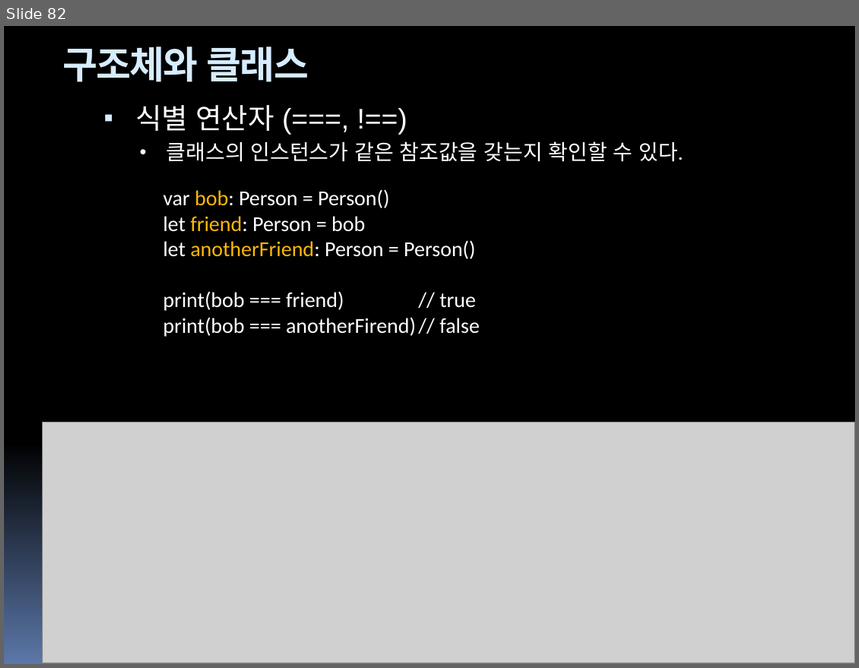
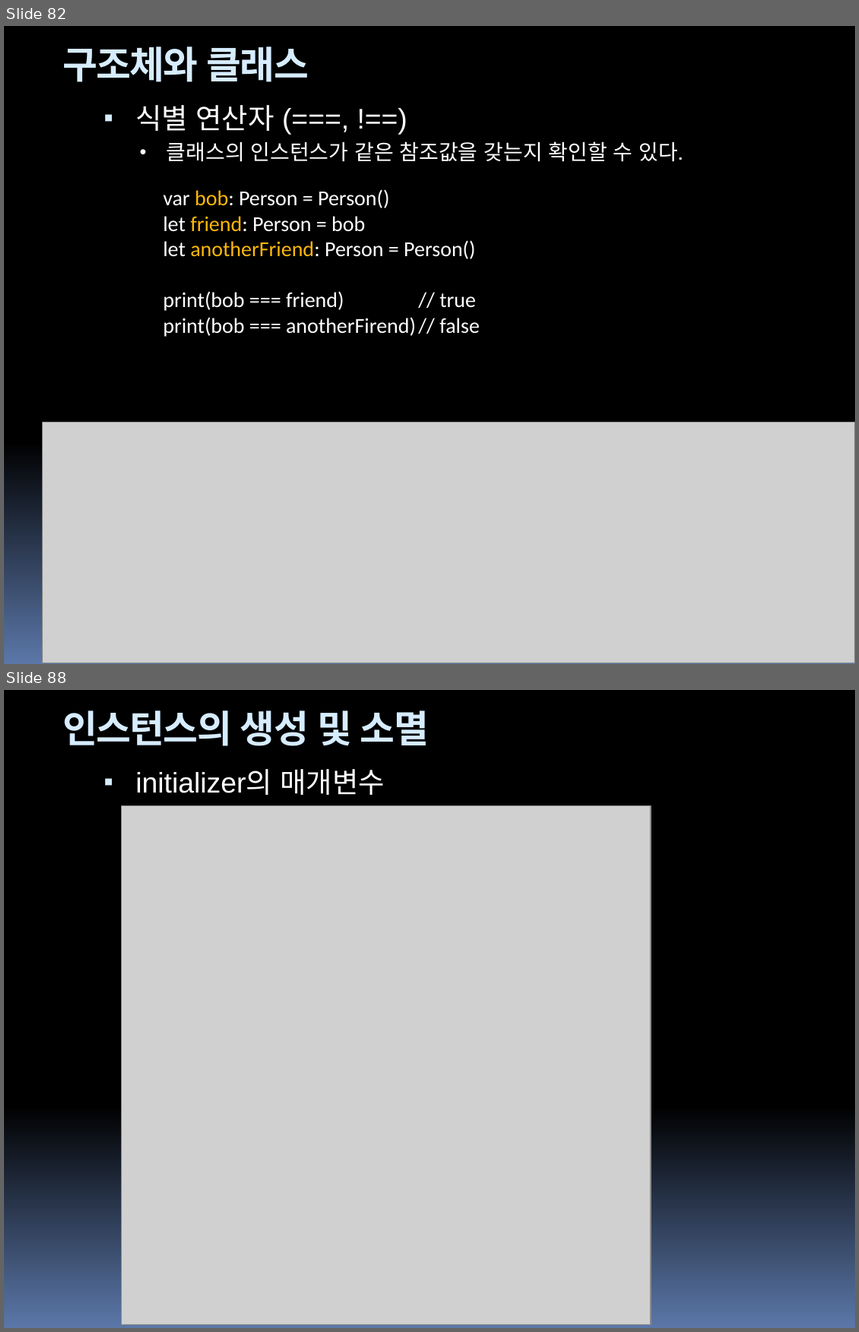
Before and after one commit to hounga13/helloSwift, a slide deck: Swift세미나자료.pptx. Shown one above the other, each under a label of ours: slide 82 before the commit, slides 82 and 88 after it; the slides between them are not shown. The pictures are 859x668 and 859x1332 pixels, drawn with LibreOffice and Linux fonts; fonts in the diff are those of the drawing; grey boxes stand for pictures. Boxes give left, top, right and bottom in pixels: in the first picture for what was removed or moved away, otherwise in the second. Text is boxed around its words. In the diff, an @@ line names an element or a change of style, - is before the commit and + after.

```diff
--- a/Swift세미나자료.pptx
+++ b/Swift세미나자료.pptx
@@ slide 88 added at bbox=[4, 690, 855, 1328], background gradient #000000 to #5B77A8; not listed: 4 template elements that a slide beside it also shows @@
@@ title added at bbox=[63, 711, 429, 746], 32 pt, text #D6ECFF, bold @@
+인스턴스의 생성 및 소멸
@@ text added at bbox=[135, 769, 384, 795], 24 pt, text #FFFFFF @@
+▪ initializer의 매개변수
@@ picture added at bbox=[122, 806, 651, 1326] @@
```
Also in this commit, not shown: 17 other slides added, 2 other files.
